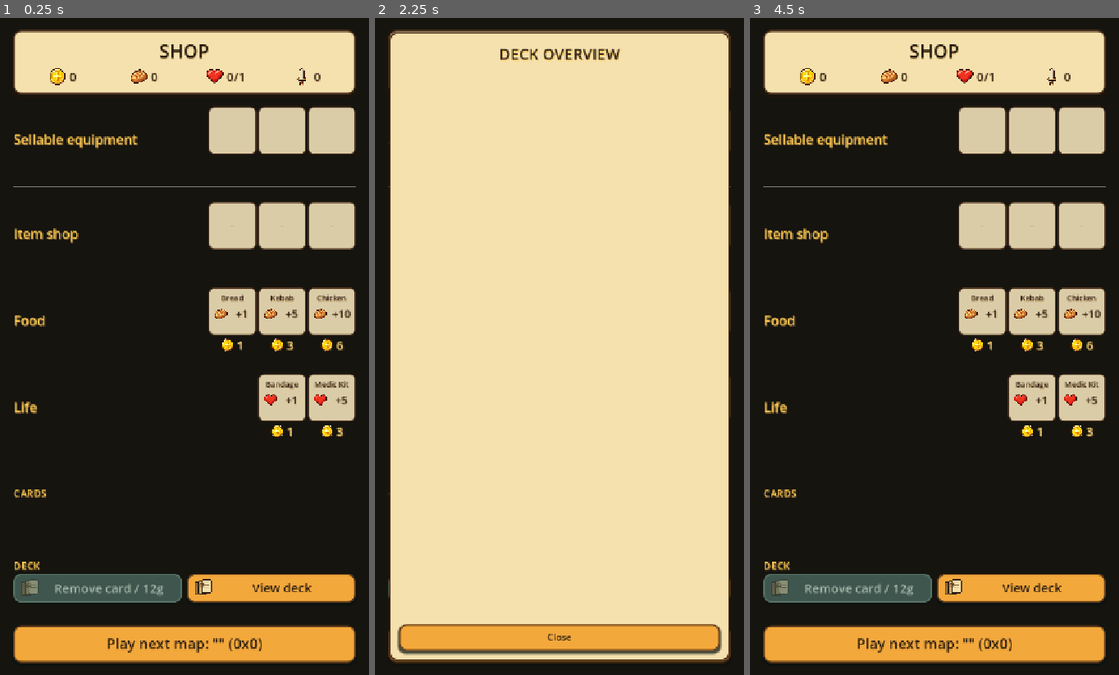
Above: before the commit, frames 1-3 (left to right).
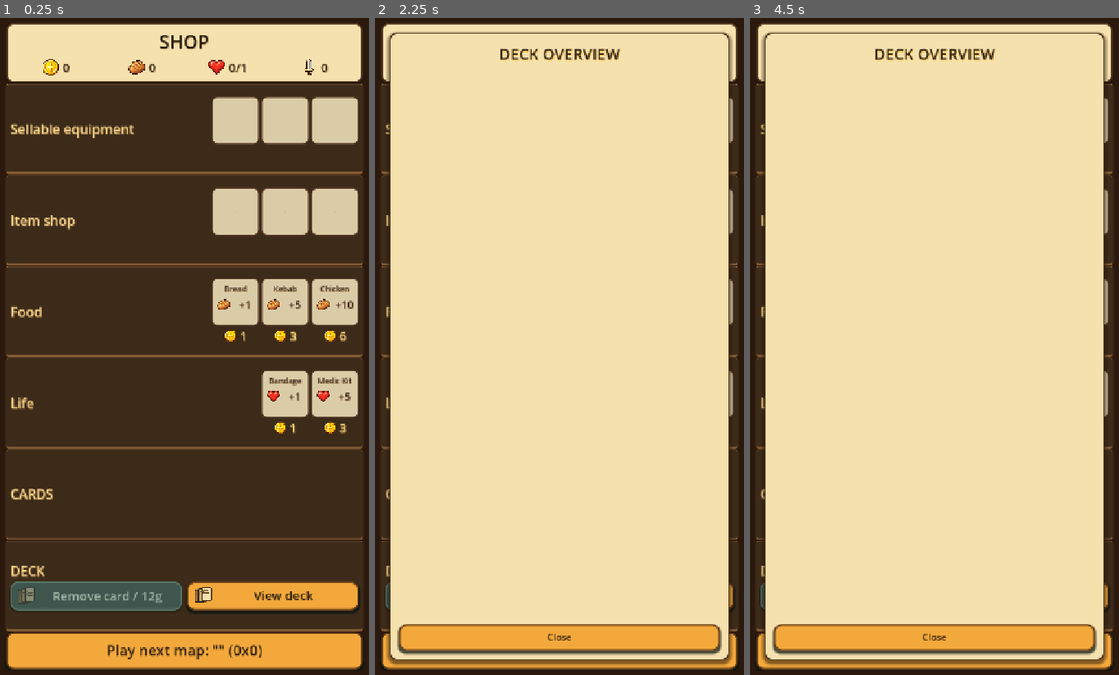
Above: after the commit, the same moments.

Repository: Reicher/The-Road-North
Game: Godot game, scene res://ui/shop.tscn
Same seed, same stepped clock (60 frames per second), same inputs: the game is played once before the commit and once after it. This scene is started directly instead of the project's main scene.
Inputs:
- Up to frame 1 (0.25 s): no input
- Up to frame 2 (2.25 s): click "Play next map: '' (0x0)" at 0.5 s; click "Play next map: '' (0x0)" at 1.25 s; click "View deck" at 2 s
- Up to frame 3 (4.5 s): click "View deck" at 2.75 s; click "View deck" at 3.5 s; click "Play next map: '' (0x0)" at 4.25 s

The runs differ from the first frame. In frame 1, 78% of the frame differs, in the area x 1-99%, y 0-100%; in frame 2, 7.3%; in frame 3, 86%.

Commit message:
Tighten shop layout for mobile viewport

Diff:
--- a/scripts/shop_ui.gd
+++ b/scripts/shop_ui.gd
@@ -29,6 +29,10 @@
 const SLOT_HOVER_FILL := Color(1.0, 0.86, 0.56)
 const SLOT_PRESSED_FILL := Color(0.90, 0.72, 0.40)
 const SLOT_DISABLED_FILL := Color(0.86, 0.80, 0.66)
+const SHOP_WOOD_FILL := Color(0.17, 0.10, 0.055, 1.0)
+const SHELF_FILL := Color(0.24, 0.17, 0.105, 0.98)
+const SHELF_BORDER := Color(0.52, 0.36, 0.20, 1.0)
+const SHELF_TITLE := Color(0.96, 0.82, 0.53, 1.0)
 const CARD_OFFER_SIZE := Vector2(178.0, 256.0)
 const OFFER_ICON_SIZE := 42
 const STAT_ICON_PATHS := GameConstants.STAT_ICON_PATHS
@@ -364,8 +368,6 @@
 	_life_offer_row = HBoxContainer.new()
 	_add_compact_section_row(insert_index, "Sellable equipment", _slot_row)
 	insert_index += 1
-	_add_sell_buy_separator(insert_index)
-	insert_index += 1
 	_add_compact_section_row(insert_index, "Item shop", _item_row)
 	insert_index += 1
 	_add_compact_section_row(insert_index, "Food", _food_offer_row)
@@ -392,7 +394,7 @@
 	label.size_flags_vertical = Control.SIZE_SHRINK_CENTER
 	label.vertical_alignment = VERTICAL_ALIGNMENT_CENTER
 	label.add_theme_font_size_override("font_size", 26)
-	label.add_theme_color_override("font_color", Color(1.0, 0.79, 0.31, 1.0))
+	label.add_theme_color_override("font_color", SHELF_TITLE)
 	label.text = title
 	content_row.size_flags_horizontal = Control.SIZE_EXPAND_FILL
 	content_row.size_flags_vertical = Control.SIZE_SHRINK_CENTER
@@ -403,18 +405,9 @@
 		old_parent.remove_child(content_row)
 	row.add_child(label)
 	row.add_child(content_row)
-	_shop_stack.add_child(row)
-	_shop_stack.move_child(row, index)
-
-
-func _add_sell_buy_separator(index: int) -> void:
-	var separator := HSeparator.new()
-	separator.name = "SellBuySeparator"
-	separator.size_flags_horizontal = Control.SIZE_EXPAND_FILL
-	separator.custom_minimum_size = Vector2(0.0, 8.0)
-	separator.add_theme_color_override("separator", Color(1.0, 0.79, 0.31, 0.55))
-	_shop_stack.add_child(separator)
-	_shop_stack.move_child(separator, index)
+	var shelf := _shelf_panel("%sShelf" % row.name, row)
+	_shop_stack.add_child(shelf)
+	_shop_stack.move_child(shelf, index)
 
 
 func _group_title_with_content(section_name: String, title_node_name: String, content: Control, separation: int) -> void:
@@ -434,10 +427,30 @@
 	content.get_parent().remove_child(content)
 	content.size_flags_vertical = Control.SIZE_SHRINK_CENTER
 	title.size_flags_vertical = Control.SIZE_SHRINK_CENTER
+	title.add_theme_color_override("font_color", SHELF_TITLE)
+	title.add_theme_font_size_override("font_size", 26)
 	section.add_child(title)
 	section.add_child(content)
-	_shop_stack.add_child(section)
-	_shop_stack.move_child(section, original_index)
+	var shelf := _shelf_panel("%sShelf" % section_name, section)
+	_shop_stack.add_child(shelf)
+	_shop_stack.move_child(shelf, original_index)
+
+
+func _shelf_panel(panel_name: String, content: Control) -> PanelContainer:
+	var panel := PanelContainer.new()
+	panel.name = panel_name
+	panel.size_flags_horizontal = Control.SIZE_EXPAND_FILL
+	panel.size_flags_vertical = Control.SIZE_EXPAND_FILL
+	var style := UIStyle.rounded_box(self, SHELF_FILL, SHELF_BORDER, 3, 1)
+	style.content_margin_left = 8.0
+	style.content_margin_right = 8.0
+	style.content_margin_top = 2.0
+	style.content_margin_bottom = 2.0
+	# The heavier lower edge reads as the front lip of an old wooden shelf.
+	style.border_width_bottom = 4
+	panel.add_theme_stylebox_override("panel", style)
+	panel.add_child(content)
+	return panel
 
 
 func _hide_original_shop_sections() -> void:
@@ -457,6 +470,7 @@
 
 
 func _apply_styles() -> void:
+	($Background as ColorRect).color = SHOP_WOOD_FILL
 	_summary_panel.add_theme_stylebox_override("panel", UIStyle.elevated_box(self, UIStyle.panel_fill(self), UIStyle.panel_border(self)))
 	_sell_zone.add_theme_stylebox_override("normal", UIStyle.elevated_box(self, Color(0.56, 0.22, 0.16), Color(0.94, 0.62, 0.30), 12, 3))
 	_sell_zone.visible = false
--- a/tests/test_shop.gd
+++ b/tests/test_shop.gd
@@ -52,6 +52,7 @@
 	_assert(shop.size.is_equal_approx(get_root().get_visible_rect().size), "Expected shop root to fill the viewport")
 	_assert(shop_scroll.size.x > shop.size.x * 0.9 and shop_scroll.size.y > shop.size.y * 0.9, "Expected shop scroll area to use nearly the full screen")
 	_assert(shop_stack.size.x > shop_scroll.size.x * 0.9, "Expected shop controls to expand across the available width")
+	_assert(shop._shop_margin.get_combined_minimum_size().y <= shop_scroll.size.y, "Expected the complete shop to fit the 720x1280 Android viewport without vertical scrolling")
 	_assert(play_button.global_position.y > shop.size.y * 0.75, "Expected Play next map to use the lower part of a tall screen")
 	_assert(remove_button.custom_minimum_size.y == 56.0 and view_deck_button.custom_minimum_size.y == 56.0, "Expected deck buttons to keep a fixed normal height")
 	_assert(remove_button.size_flags_vertical == Control.SIZE_SHRINK_CENTER and view_deck_button.size_flags_vertical == Control.SIZE_SHRINK_CENTER, "Expected deck buttons not to stretch vertically")
@@ -61,8 +62,11 @@
 	_assert(_price_text(inventory_slots, 0).begins_with("+"), "Expected sellable equipment to show sale value outside the slot")
 	_assert(_nested_label_index(shop_stack, "Sellable equipment") >= 0, "Expected the compact sellable equipment row label")
 	_assert(_nested_label_index(shop_stack, "Item shop") >= 0, "Expected the compact item shop row label")
+	for shelf_name in ["SellableRowShelf", "ItemRowShelf", "FoodRowShelf", "LifeRowShelf", "CardsSectionShelf", "DeckSectionShelf"]:
+		var shelf := shop.find_child(shelf_name, true, false) as PanelContainer
+		_assert(shelf != null and shelf.has_theme_stylebox_override("panel"), "Expected %s to be framed as a shelf" % shelf_name)
 	_assert(inventory_slots.get_parent().size_flags_vertical == Control.SIZE_EXPAND_FILL, "Expected compact shop rows to participate in even vertical distribution")
-	_assert(shop.find_child("SellBuySeparator", true, false) != null, "Expected a separator under sellable equipment")
+	_assert(shop.find_child("SellBuySeparator", true, false) == null, "Expected the sellable shelf edge to replace the separate divider")
 	_assert(item_row.get_child_count() == InventoryUI.SLOT_COUNT, "Expected buyable items to render in the same number of slots as the inventory")
 	_assert(_slot_button(item_row, 0).custom_minimum_size.is_equal_approx(shop.SLOT_SIZE), "Expected buyable items to use the same slot size as the inventory")
 	_assert(_price_text(item_row, 0).is_valid_int(), "Expected buyable items to show purchase price outside the slot")
--- a/ui/shop.tscn
+++ b/ui/shop.tscn
@@ -27,10 +27,10 @@
 anchors_preset = 15
 anchor_right = 1.0
 anchor_bottom = 1.0
-offset_left = 12.0
-offset_top = 12.0
-offset_right = -12.0
-offset_bottom = -12.0
+offset_left = 6.0
+offset_top = 6.0
+offset_right = -6.0
+offset_bottom = -6.0
 grow_horizontal = 2
 grow_vertical = 2
 horizontal_scroll_mode = 0
@@ -39,26 +39,26 @@
 layout_mode = 2
 size_flags_horizontal = 3
 size_flags_vertical = 3
-theme_override_constants/margin_left = 14
-theme_override_constants/margin_right = 14
-theme_override_constants/margin_top = 12
-theme_override_constants/margin_bottom = 12
+theme_override_constants/margin_left = 6
+theme_override_constants/margin_right = 6
+theme_override_constants/margin_top = 4
+theme_override_constants/margin_bottom = 4
 
 [node name="ShopStack" type="VBoxContainer" parent="ShopScroll/ShopMargin"]
 layout_mode = 2
 size_flags_horizontal = 3
 size_flags_vertical = 3
-theme_override_constants/separation = 8
+theme_override_constants/separation = 2
 
 [node name="SummaryPanel" type="PanelContainer" parent="ShopScroll/ShopMargin/ShopStack"]
 layout_mode = 2
 
 [node name="SummaryMargin" type="MarginContainer" parent="ShopScroll/ShopMargin/ShopStack/SummaryPanel"]
 layout_mode = 2
-theme_override_constants/margin_left = 16
-theme_override_constants/margin_right = 16
-theme_override_constants/margin_top = 12
-theme_override_constants/margin_bottom = 12
+theme_override_constants/margin_left = 12
+theme_override_constants/margin_right = 12
+theme_override_constants/margin_top = 8
+theme_override_constants/margin_bottom = 8
 
 [node name="SummaryStack" type="VBoxContainer" parent="ShopScroll/ShopMargin/ShopStack/SummaryPanel/SummaryMargin"]
 layout_mode = 2
